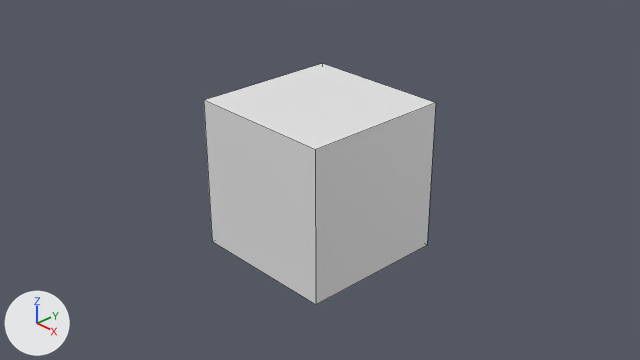
One commit to the Blender file assets/models/pillar_middle.blend: the scene before it, then after it.
Rendered twice from the file's camera 'Camera'. Arrows for +X, +Y and +Z are at lower left; the lights stay in place. Mesh edges are drawn as thin lines.
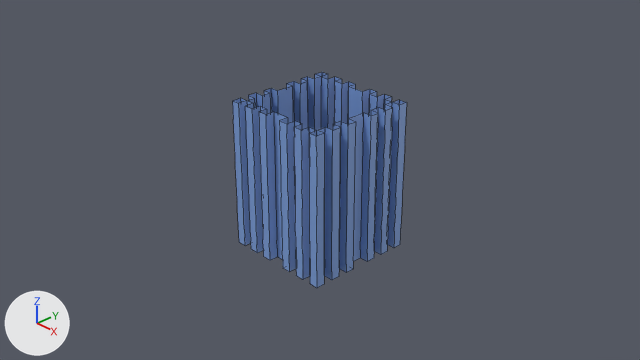
Where the change shows, as pixel boxes [x1, y1, x2, y2] in the pictures (640 x 360 px):
'Cube', recoloured, reshaped (white to blue, 24% narrower, 11% shorter)
    before: [204, 63, 436, 305]
    after: [232, 72, 407, 288]

The change, as a diff of the scene's bpy script:
```diff
--- a/assets/models/pillar_middle.blend.py
+++ b/assets/models/pillar_middle.blend.py
@@ mat_material @@
 mat_material = principled_material('Material')
-mat_material.base_color = (0.8, 0.8, 0.8)  # white #e7e7e7
+mat_material.base_color = (0.204, 0.349, 0.714)  # blue #7d9fdc
@@ me_cube @@
 # used by ob_cube; location = (0.0, 0.0, 0.0)
-me_cube.from_pydata(...)  # 8 vertices, 6 faces; spans x -1.0..1.0, y -1.0..1.0, z -1.0..1.0
+me_cube.from_pydata(...)  # 1368 vertices, 84 faces; spans x -0.75..0.75, y -0.75..0.75, z -1.0..1.0
+# me_cube part 1: 8 vertices removed from x -1.0..1.0, y -1.0..1.0, z -1.0..1.0; 1368 vertices added at x -0.75..0.75, y -0.75..0.75, z -1.0..1.0
 me_cube.materials.append(mat_material)
```
